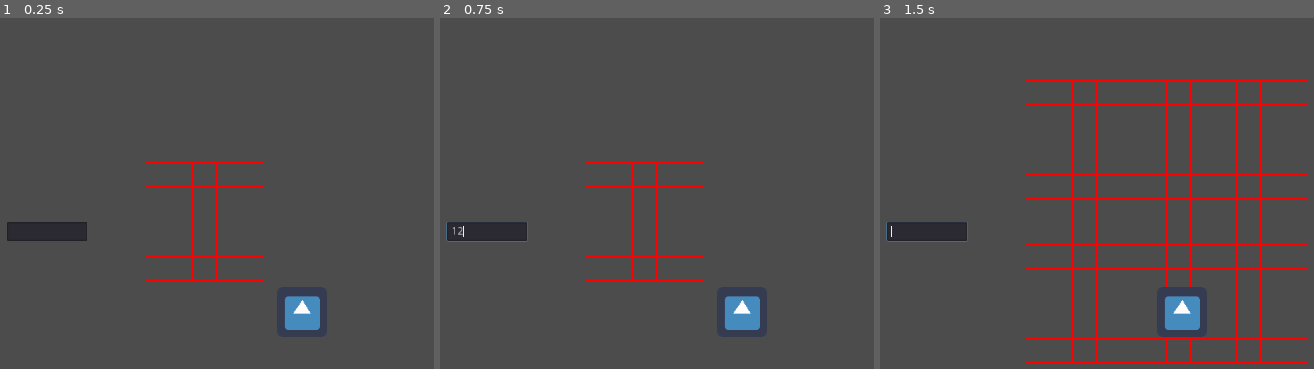
Above: before the commit, frames 1-3 (left to right).
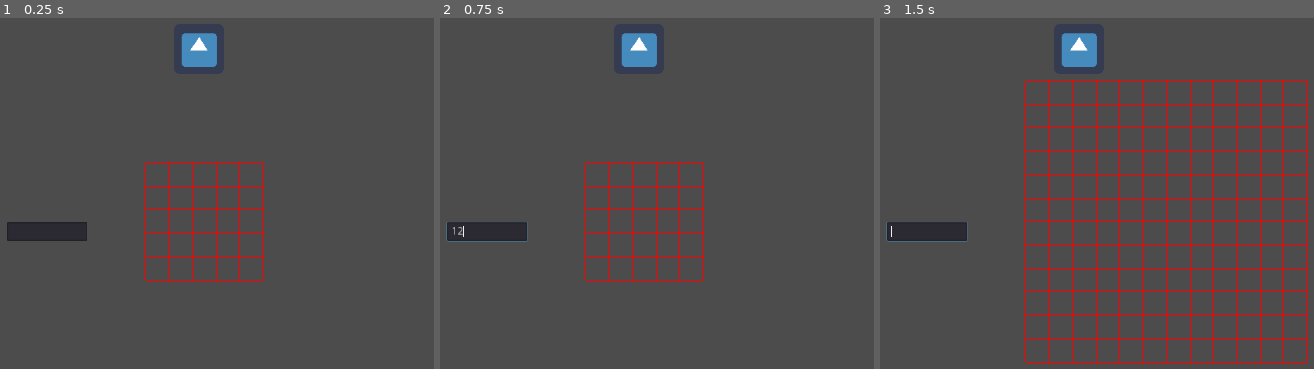
Above: after the commit, the same moments.

Repository: Megatt4/A_PathFinding-Algorithm
Game: Godot game, scene res://Scenes/Main Scene.tscn
Same seed, same stepped clock (60 frames per second), same inputs: the game is played once before the commit and once after it. The engine's default icon, where the game draws it, is replaced by a stand-in: a white triangle on a blue panel in a dark square.
Inputs (mouse positions are in pixels of both pictures, inside the frame that each line leads up to):
- Up to frame 1 (0.25 s): no input
- Up to frame 2 (0.75 s): click (487, 232) at 0.52 s; type "12" at 0.6 s
- Up to frame 3 (1.5 s): tap Enter at 1.25 s

The runs differ from the first frame. In frame 1, 1.6% of the frame differs, in the area x 41-74%, y 4-89%; in frame 2, 1.6%; in frame 3, 1.6%, in the area x 41-76%, y 4-91%.
Error after the commit: Invalid get index 'GridPosition' (on base: 'Nil'). (res://Scripts/Test)

Commit message:
Started working on movement, problem with node Import

Diff:
--- a/Path Finding Algorythim/Scenes/Main Scene.tscn
+++ b/Path Finding Algorythim/Scenes/Main Scene.tscn
@@ -2,19 +2,18 @@
 
 [ext_resource path="res://Scenes/Grid Generator.tscn" type="PackedScene" id=1]
 [ext_resource path="res://Scenes/Grid Size - UI.tscn" type="PackedScene" id=2]
-[ext_resource path="res://icon.png" type="Texture" id=3]
+[ext_resource path="res://Scenes/Test Grid Movement.tscn" type="PackedScene" id=3]
 
 [node name="Main Scene" type="Node"]
 
 [node name="Grid Generator" parent="." instance=ExtResource( 1 )]
 position = Vector2( 215, 285 )
 
+[node name="Test Grid Movement" parent="." instance=ExtResource( 3 )]
+position = Vector2( 282.72, 79.2871 )
+
 [node name="Grid Size - UI" parent="." instance=ExtResource( 2 )]
 margin_left = 36.182
 margin_top = 300.0
 margin_right = -61.818
 margin_bottom = 233.0
-
-[node name="icon" type="Sprite" parent="."]
-position = Vector2( 414.722, 415.833 )
-texture = ExtResource( 3 )
--- a/Path Finding Algorythim/Scenes/Test Grid Movement.tscn
+++ b/Path Finding Algorythim/Scenes/Test Grid Movement.tscn
@@ -1,8 +1,10 @@
-[gd_scene load_steps=2 format=2]
+[gd_scene load_steps=3 format=2]
 
 [ext_resource path="res://icon.png" type="Texture" id=1]
+[ext_resource path="res://Scripts/Test Grid Movement.gd" type="Script" id=2]
 
-[node name="Node2D" type="Node2D"]
+[node name="Test Grid Movement" type="Node2D"]
+script = ExtResource( 2 )
 
 [node name="icon" type="Sprite" parent="."]
 texture = ExtResource( 1 )
--- /dev/null
+++ b/Path Finding Algorythim/Scripts/Test Grid Movement.gd
@@ -0,0 +1,11 @@
+extends Node2D
+
+onready var Original_Grid = get_node("/root/Main Scene/Grid Generator")
+
+var StartPoint = Original_Grid.GridPosition
+
+var EndPoint = Original_Grid.intialposEndY + Original_Grid.intialposEndX
+
+func _process(delta):
+	StartPoint = Original_Grid.GridPosition
+	EndPoint = Original_Grid.intialposEndY + Original_Grid.intialposEndX
